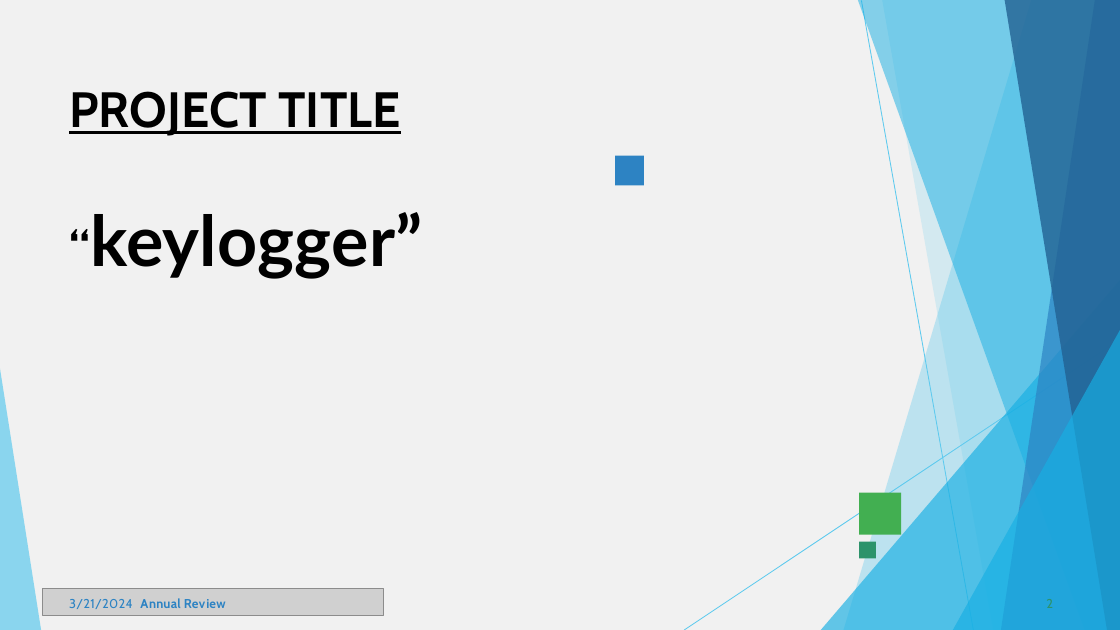
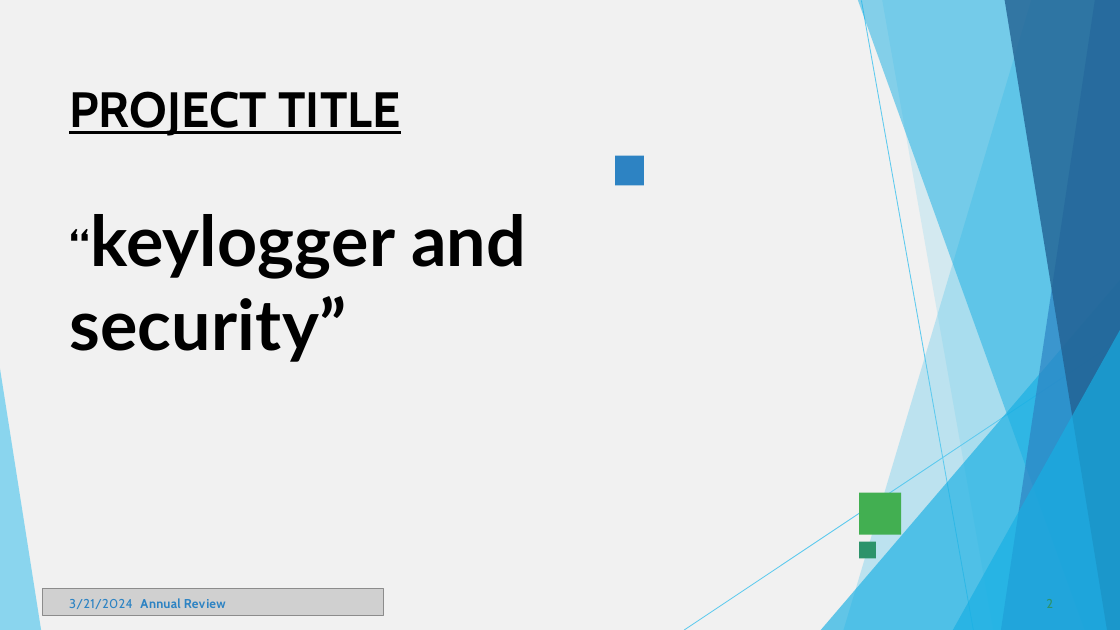
Before and after one commit to LokeshSai29/key_logger_project_APSSDC-CS, a slide deck: slide 2 of keylogger_project.pptx. Drawn at 1120x630 pixels with LibreOffice and Linux fonts; fonts in the diff are those of the drawing; grey boxes stand for pictures. Boxes give left, top, right and bottom in pixels: in the first picture for what was removed or moved away, otherwise in the second. Text is boxed around its words. In the diff, an @@ line names an element or a change of style, - is before the commit and + after.

```diff
--- a/keylogger_project.pptx
+++ b/keylogger_project.pptx
@@ title at box(69, 91, 526, 362): text changed; size 42.5 to 60 pt; font Cabin to Lato @@
-PROJECT TITLE
-“keylogger”
+PROJECT TITLE
+“keylogger and security”
```
